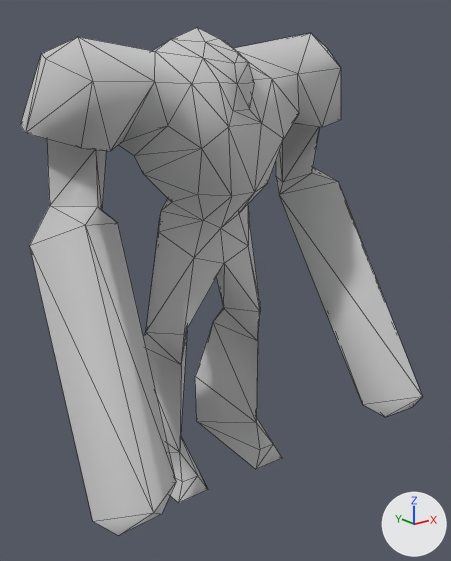
An edit to the glTF model projects/darkreign3/content/animations/spr_judas_idle.gltf, drawn before and after from the same camera.
Rendered twice from a 50 mm lens placed at (-3.17, -4.24, 3.39), pointed at (-0.12, -0.43, 1.87). The lights are fixed; the arrows at lower right show +X, +Y and +Z. Mesh edges are drawn as thin lines. Vertices at the same position are counted once.

Objects in the first picture: 'spr_judas'.
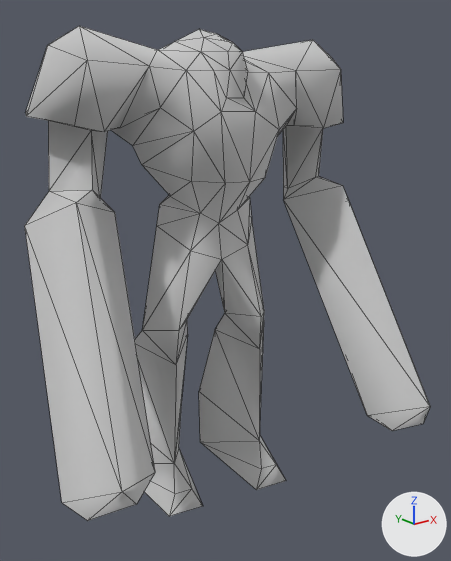
Pixel boxes [x1, y1, x2, y2] of what changed, in the pictures (451 x 561 px; the box of a moved part takes in the faces that stretch with it):
'spr_judas', reshaped, moved, turned
    before: [21, 28, 422, 535]
    after: [25, 26, 430, 521]
part 1 of me_spr_judas_017, moved or reshaped
    before: [167, 376, 276, 503]
    after: [144, 392, 284, 516]

The change in detail:
me_spr_judas_017 is used by ob_spr_judas; location (0.141, 0.33, -0.073); rotation (0.162, -0.0519, -0.116), in degrees (9.3, -3, -6.6); scale (2.17, 2.17, 2.17).
me_spr_judas_017 had 174 vertices, 326 faces and spanned x -0.73..0.73, y -0.73..0.34, z 0.0..1.8.
me_spr_judas_017 now has 165 vertices, 326 faces and spans x -0.73..0.73, y -0.73..0.34, z 0.0..1.8.
Part 1, on me_spr_judas_017:
9 vertices are removed from x -0.36..0.36, y -0.3..0.28, z 0.0.
23 faces are deleted.
23 new faces join them.
Object 'spr_judas' (ob_spr_judas) moves from (0.141, 0.33, -0.073) to (-0.037, 0.066, -0.093).
Object 'spr_judas' (ob_spr_judas) turns from (9.3, -3, -6.6) to (2.2, 1, -12) degrees about x, y and z.
